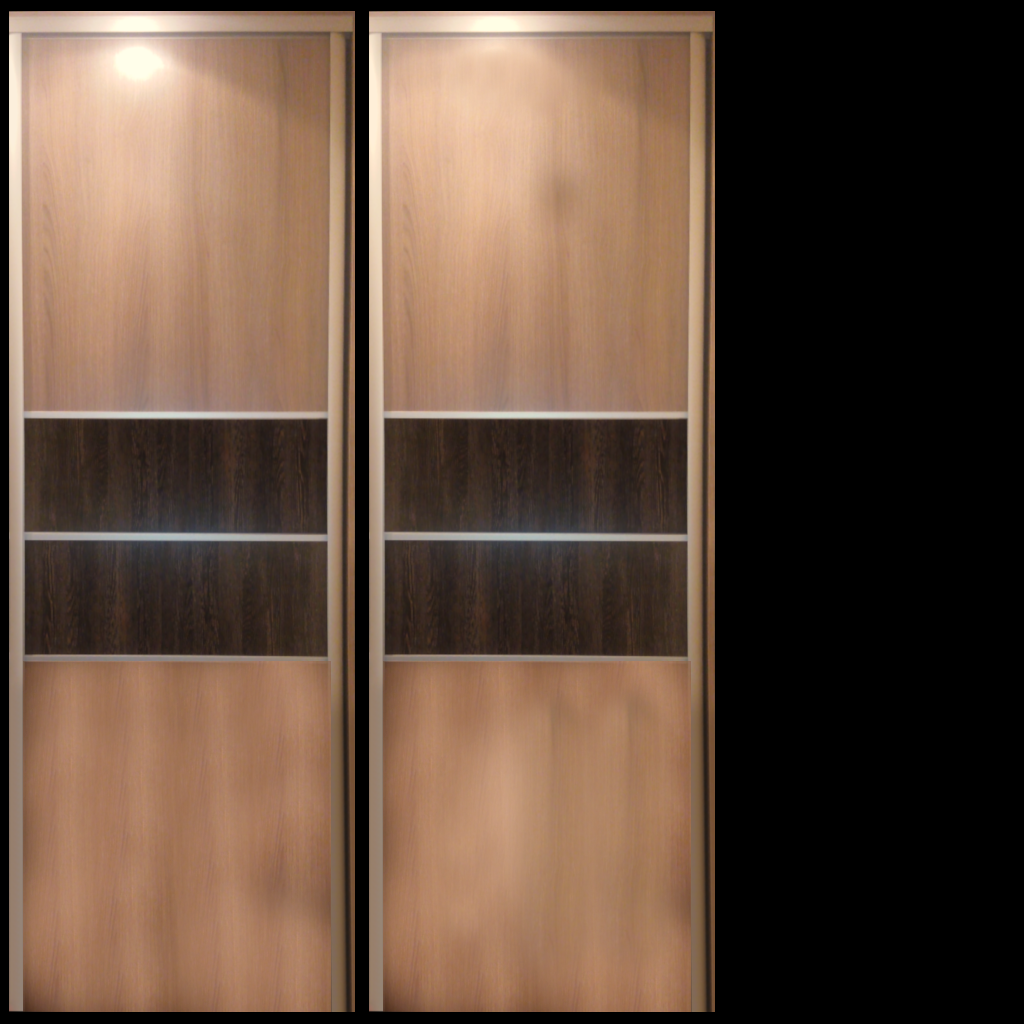
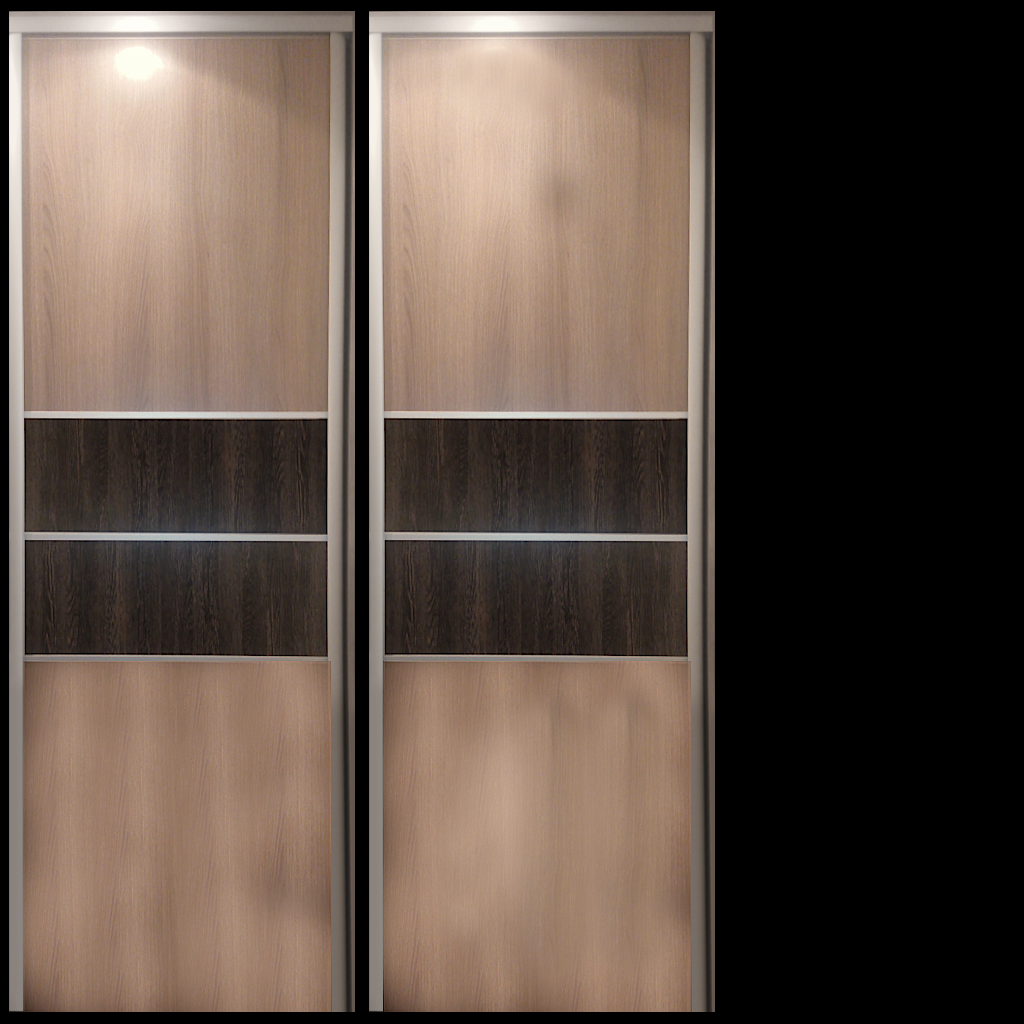
The second 1024px x 1024px image is a revision of the first. Changes to its layers:
removed layer "Pasted Layer copy" over [369, 11, 715, 1012]
painted on "Pasted Layer" over [9, 11, 715, 1012]
